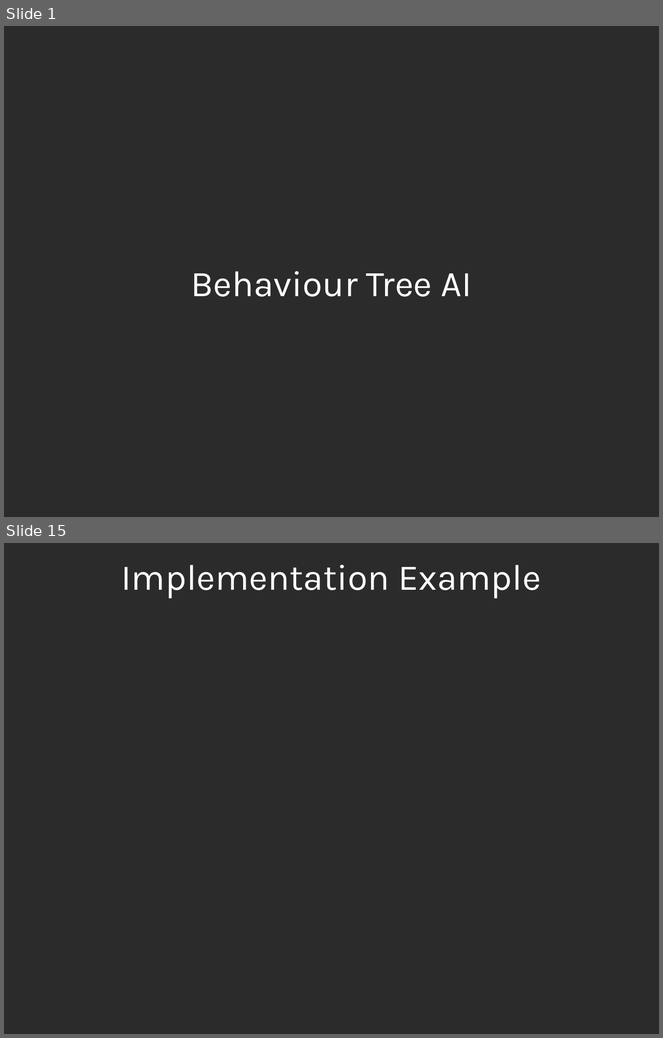
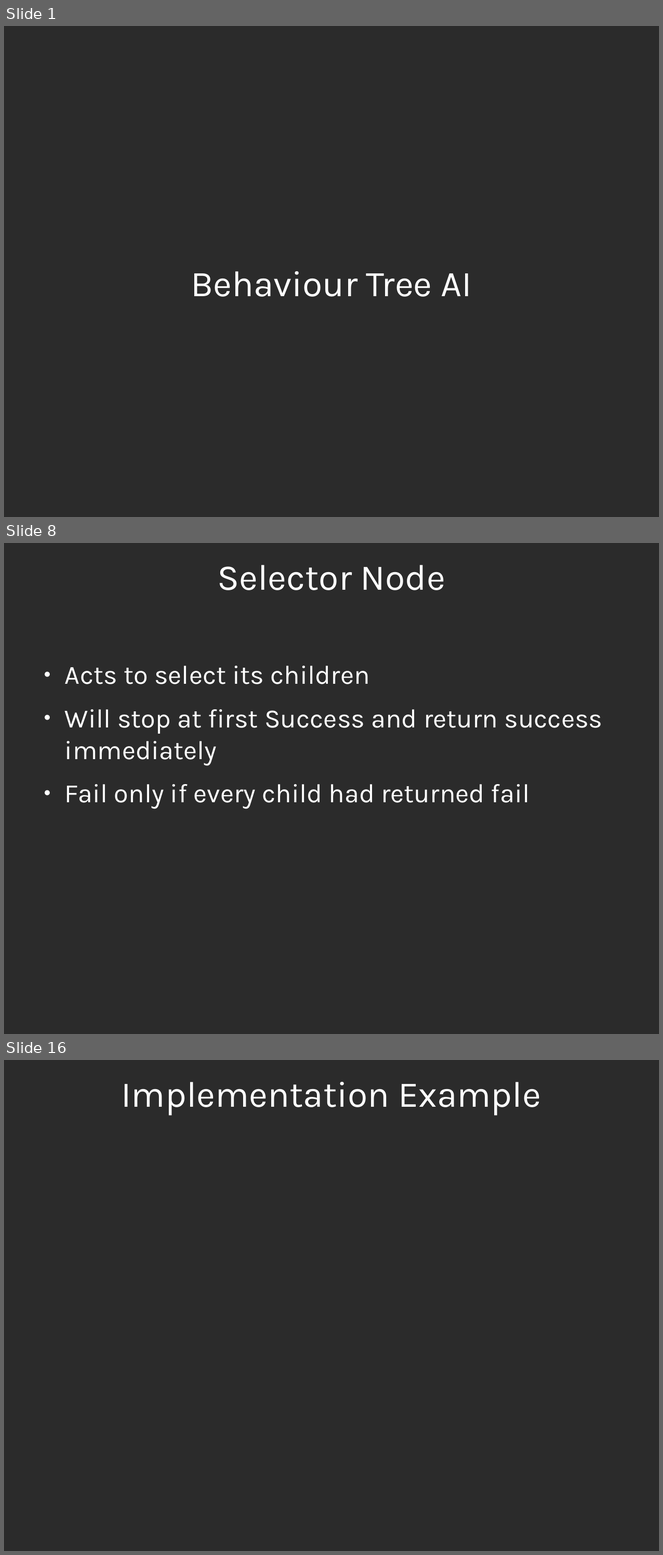
Before and after one commit to expee/AI_BehaviourTreeTest, a slide deck: Docs/BT_Presentation.odp. Shown one above the other, each under a label of ours: slides 1 and 15 before the commit, slides 1, 8 and 16 after it; the slides between them are not shown. The pictures are 663x1038 and 663x1555 pixels, drawn with LibreOffice and Linux fonts; fonts in the diff are those of the drawing; background and template pictures are left out; a plain dark background stands for a picture behind light text. Boxes give left, top, right and bottom in pixels: in the first picture for what was removed or moved away, otherwise in the second. Text is boxed around its words. In the diff, an @@ line names an element or a change of style, - is before the commit and + after.

```diff
--- a/Docs/BT_Presentation.odp
+++ b/Docs/BT_Presentation.odp
@@ slide 8 added at [4,543,659,1034], background picture (left out) @@
@@ title added at [217,565,445,590], 44 pt, text #FFFFFF @@
+Selector Node
@@ text added at [65,666,603,809], 32 pt, text #FFFFFF @@
+● Acts to select its children
+● Will stop at first Success and return success immediately
+● Fail only if every child had returned fail
@@ what was slide 15 is now slide 16 @@
```
Also in this commit, not shown: 3 slides changed, 10 other slides added, 10 slides removed.
